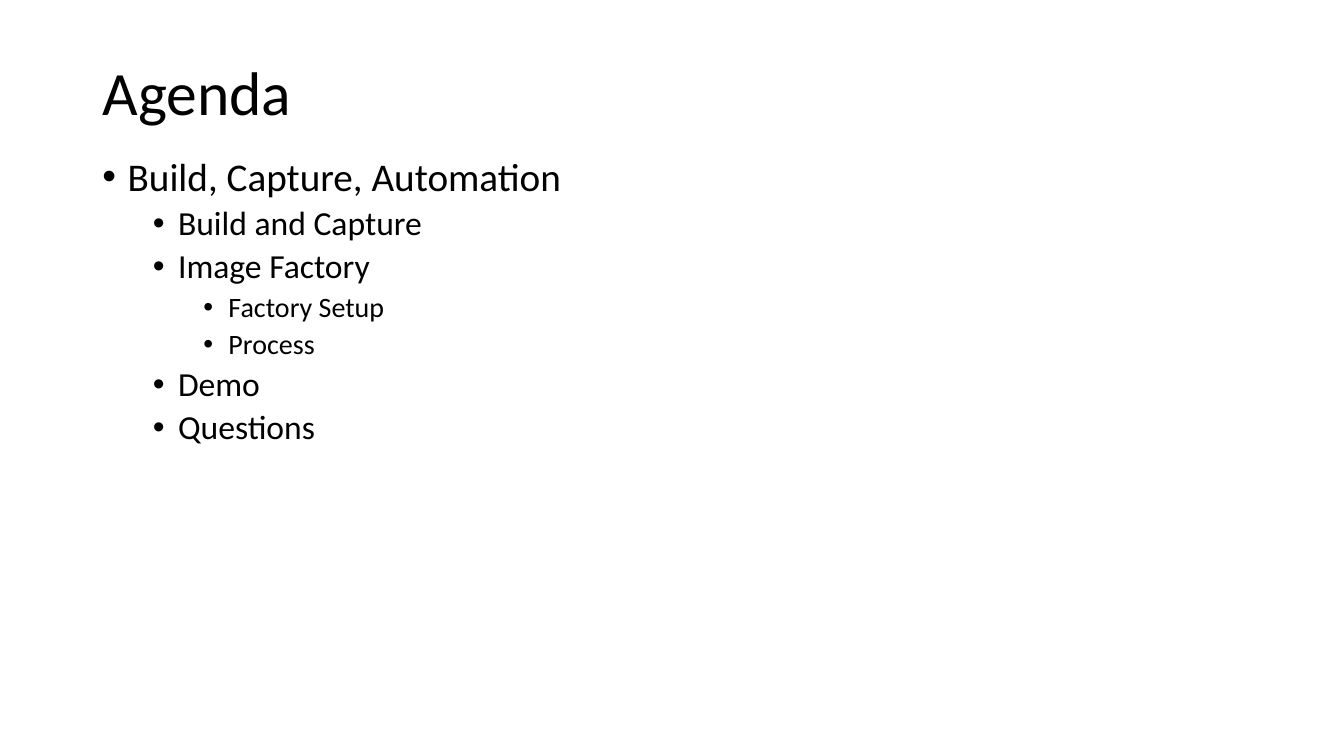
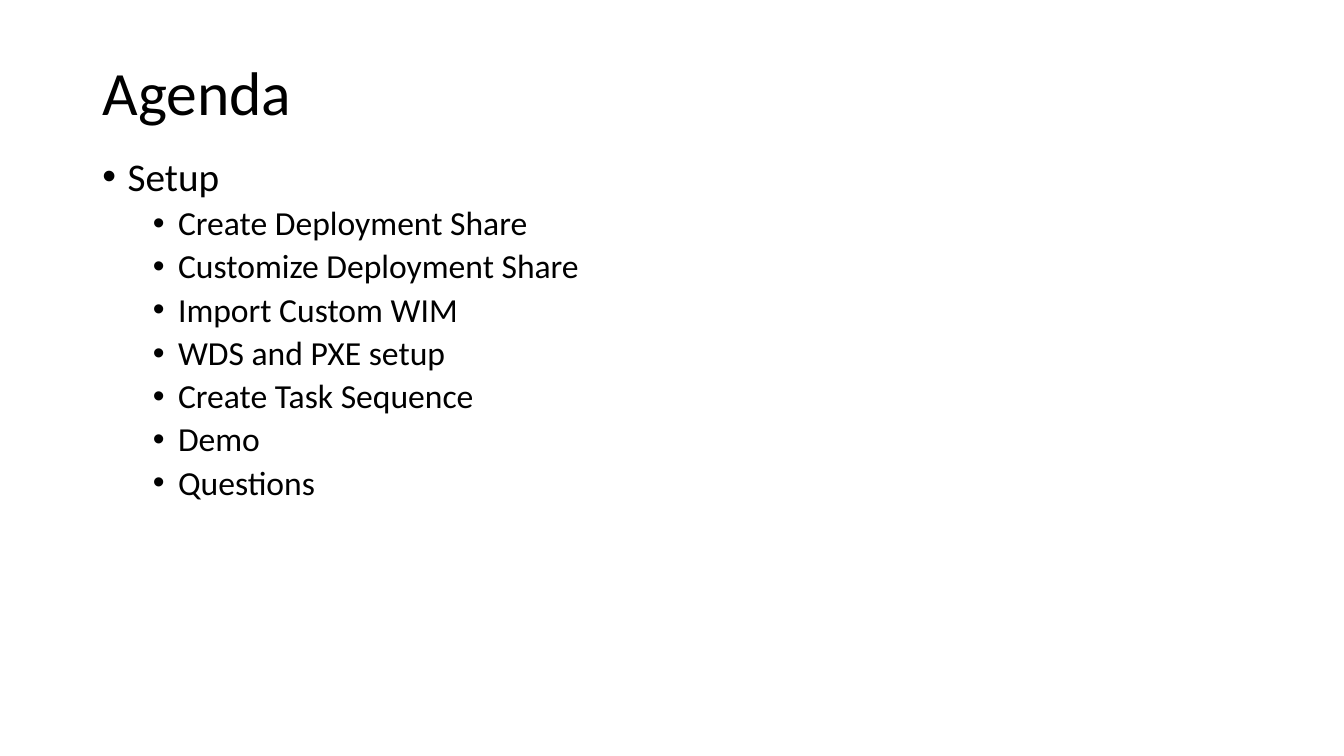
Before and after one commit to fydexx/HECC-2018, a slide deck: slide 2 of Part_02/Section01.pptx. Drawn at 1344x756 pixels with LibreOffice and Linux fonts; fonts in the diff are those of the drawing. Boxes give left, top, right and bottom in pixels: in the first picture for what was removed or moved away, otherwise in the second. Text is boxed around its words. In the diff, an @@ line names an element or a change of style, - is before the commit and + after.

```diff
--- a/Part_02/Section01.pptx
+++ b/Part_02/Section01.pptx
@@ text at box(128, 165, 579, 414): text changed @@
-• Build, Capture, Automation
-  • Build and Capture
-  • Image Factory
-    • Factory Setup
-    • Process
+• Setup
+  • Create Deployment Share
+  • Customize Deployment Share
+  • Import Custom WIM
+  • WDS and PXE setup
+  • Create Task Sequence
```
Also in this commit, not shown: 1 other slide changed.
